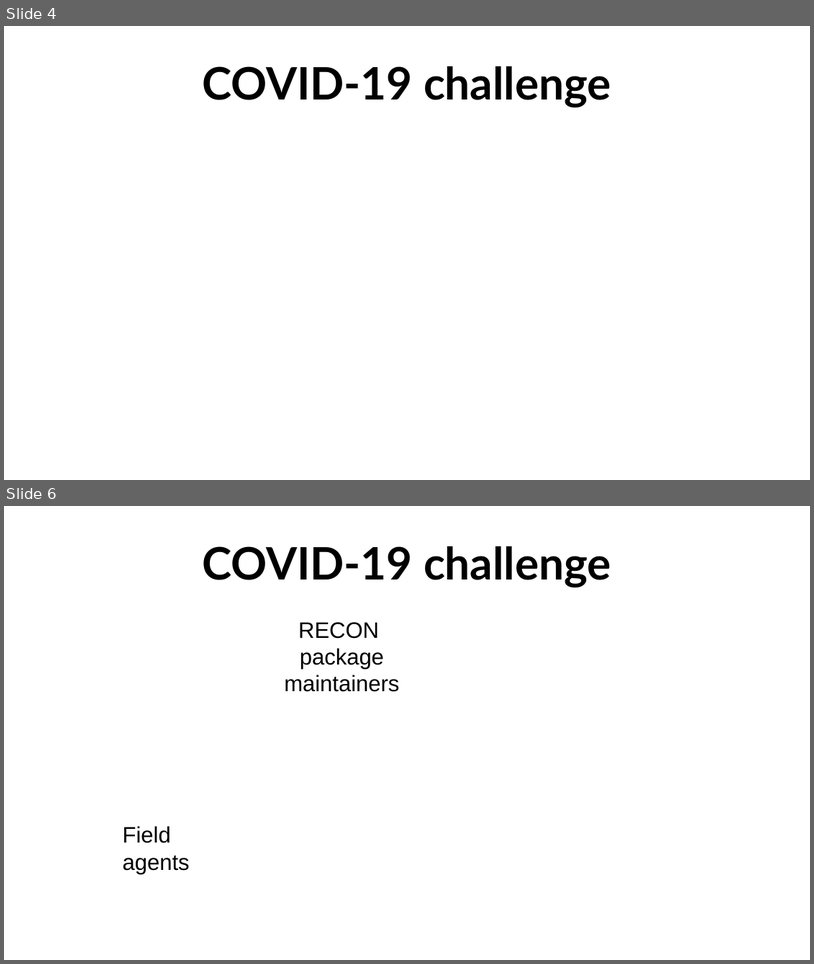
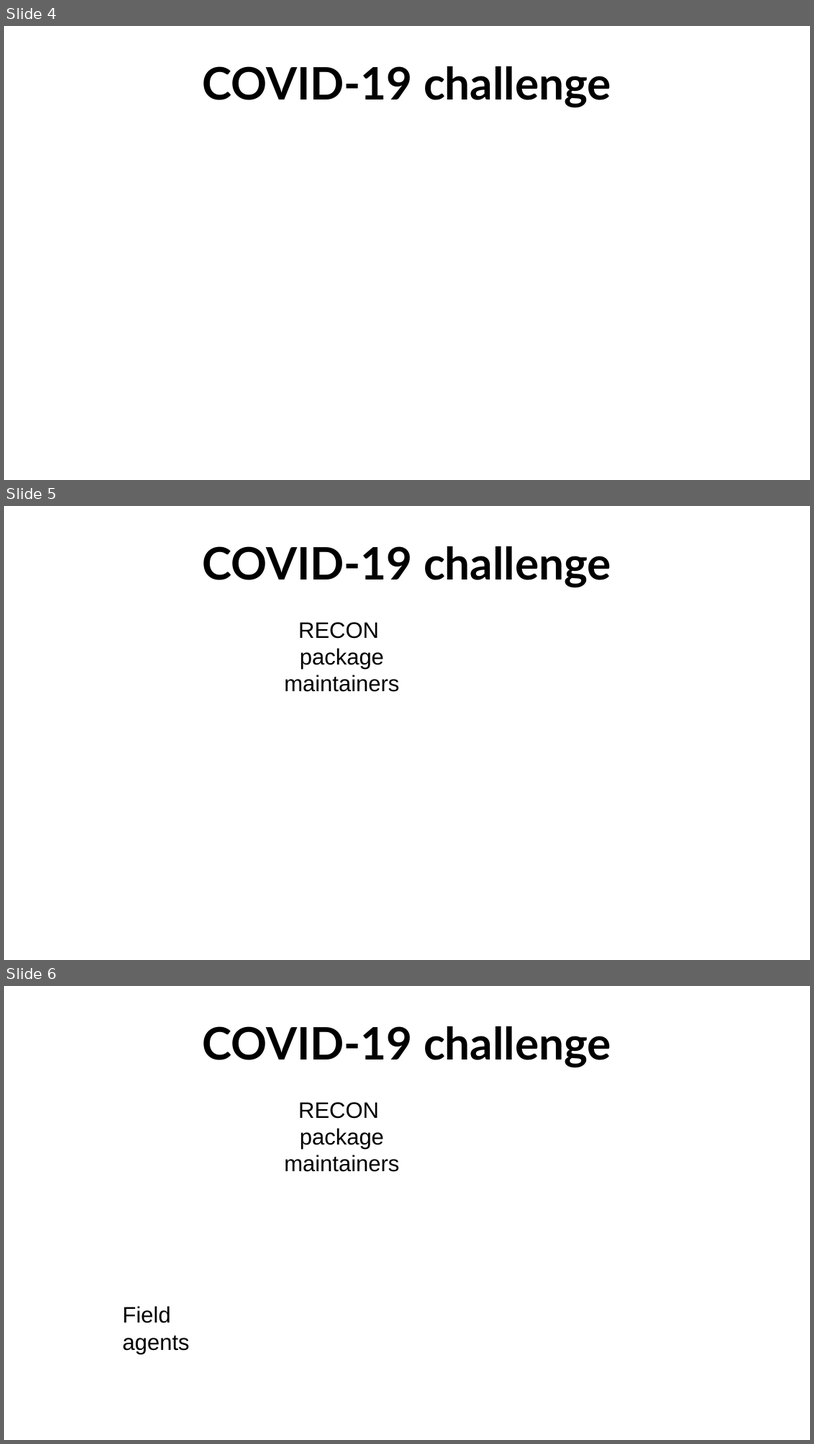
Before and after one commit to matthieugold/covid-19-challenge, a slide deck: docs/dscc_presentation/dscc_presentation.odp. Shown one above the other, each under a label of ours: slides 4 and 6 before the commit, slides 4, 5 and 6 after it; the slides between them are not shown. The pictures are 814x964 and 814x1444 pixels, drawn with LibreOffice and Linux fonts; fonts in the diff are those of the drawing. Boxes give left, top, right and bottom in pixels: in the first picture for what was removed or moved away, otherwise in the second. Text is boxed around its words. In the diff, an @@ line names an element or a change of style, - is before the commit and + after.

```diff
--- a/docs/dscc_presentation/dscc_presentation.odp
+++ b/docs/dscc_presentation/dscc_presentation.odp
@@ slide 5 added at <box>4,506,810,960</box>, background #FFFFFF @@
@@ title added at <box>202,546,612,587</box>, 44 pt, text #000000, bold @@
+COVID-19 challenge
@@ text added at <box>284,622,399,692</box>, 22 pt, text #000000 @@
+RECON
+package
+maintainers
```
Also in this commit, not shown: 1 slide changed, 1 other slide added, 1 slide removed, 1 other file.
